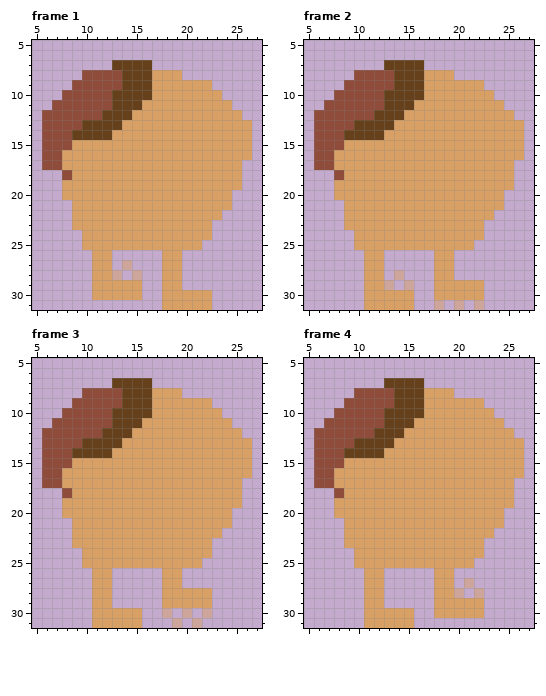
Two states of a pixel-art file, Enemy/potato-001/Sprite-0001.ase. Above: the version before the commit.
32x32 pixels, 6 frames. Shown: frame 1: x 5..27, y 5..31; frame 2: x 5..27, y 5..31; frame 3: x 5..27, y 5..31; frame 4: x 5..27, y 5..31. The commit also changed other frames, which this record leaves out.
After the commit:
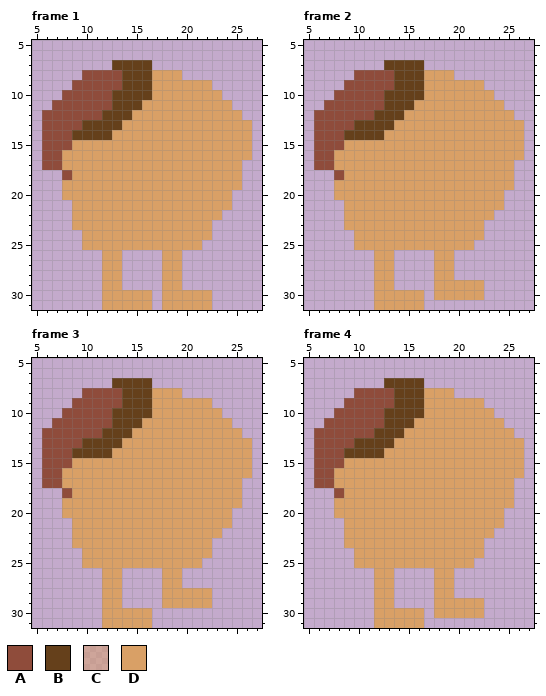
Palette (. is transparent): A #8f4c3b  B #65401b  C #d9a0667d  D #d9a066
Change:
Changed rows in their new state; - is an unchanged pixel.
Frame 1:
first column x 11:
26 .-D---
27 .-D.--
28 .-D-.-
29 .--..-
30 .----D
31 -DDDDD
Frame 2:
first column x 11:
26 .-D---------
27 .-D---------
28 .-D.--------
29 .-D-.-------
30 .----D------
31 .----D-.-.-.
Frame 3:
first column x 11:
26 .-D---------
27 .-D---------
28 .-D---------
29 .-D---------
30 .----D-.-.-.
31 .----D--.-.-
Frame 4:
first column x 11:
26 .-D---------
27 .-D-------.-
28 .-D------.-.
29 .-D---------
30 .----D------
31 .----D------
